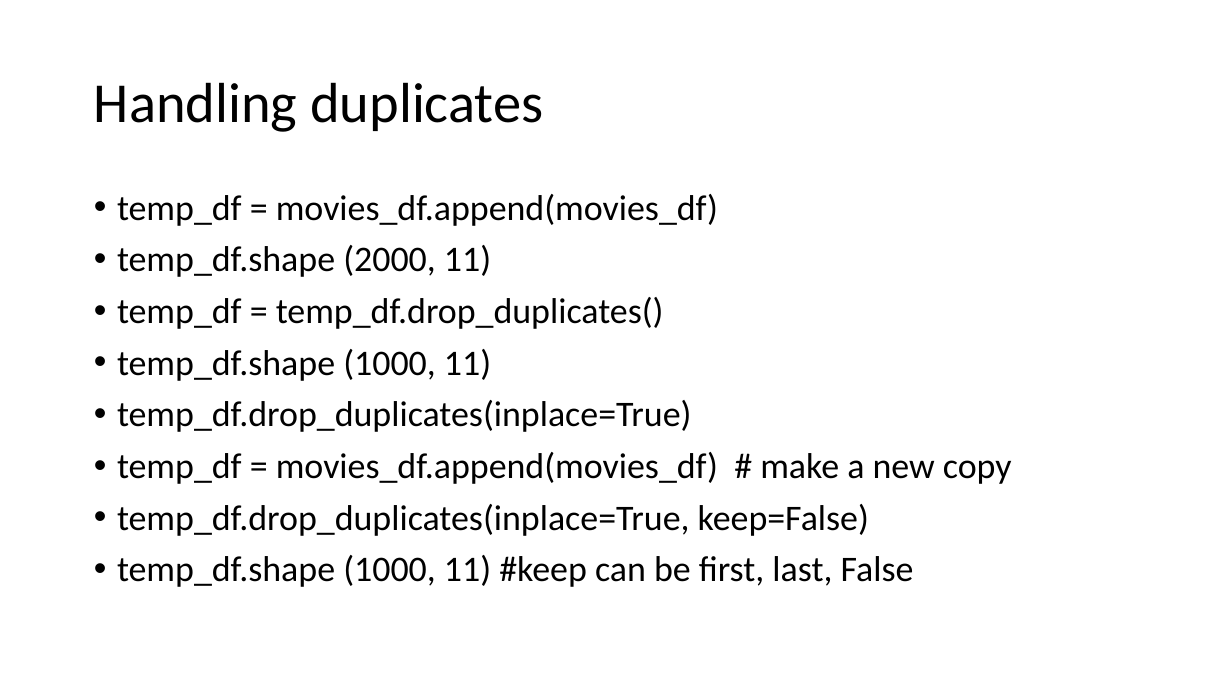
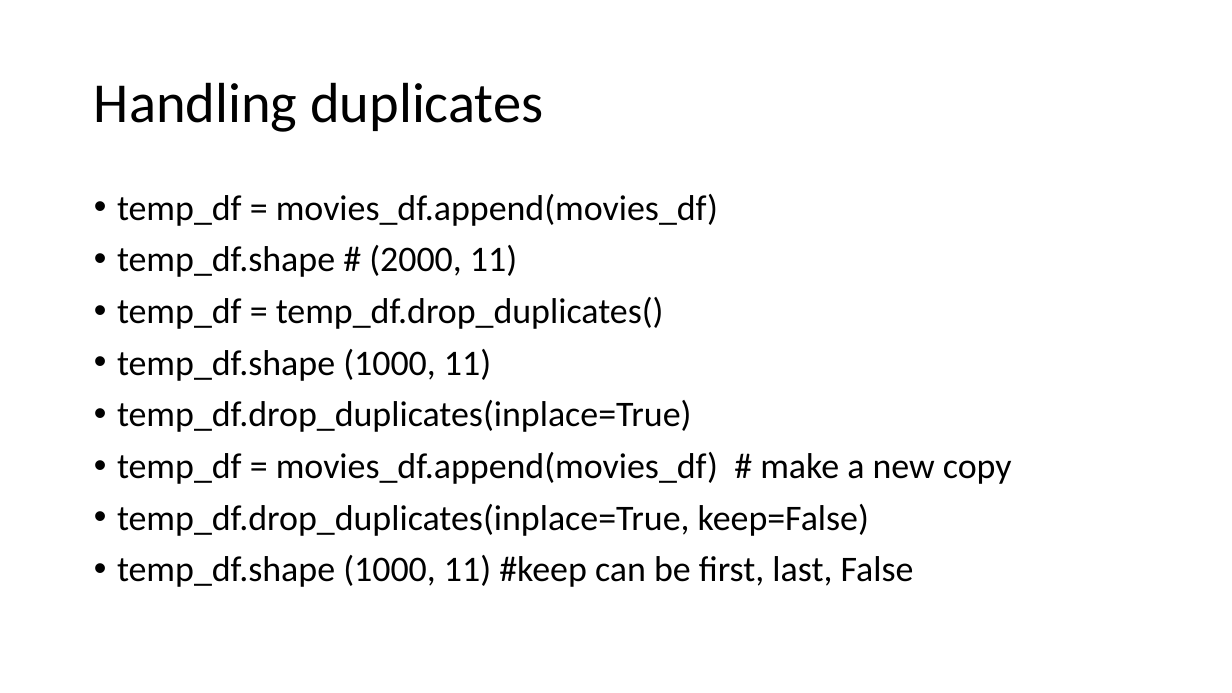
Before and after one commit to FranzGH/IoT_ML, a slide deck: slide 9 of Pandas.pptx. Drawn at 1232x693 pixels with LibreOffice and Linux fonts; fonts in the diff are those of the drawing. Boxes give left, top, right and bottom in pixels: in the first picture for what was removed or moved away, otherwise in the second. Text is boxed around its words. In the diff, an @@ line names an element or a change of style, - is before the commit and + after.

```diff
--- a/Pandas.pptx
+++ b/Pandas.pptx
@@ text at bbox=[117, 245, 517, 277]: text changed @@
-• temp_df.shape (2000, 11)
+• temp_df.shape # (2000, 11)
```
Also in this commit, not shown: 4 other slides changed, 2 other files.
